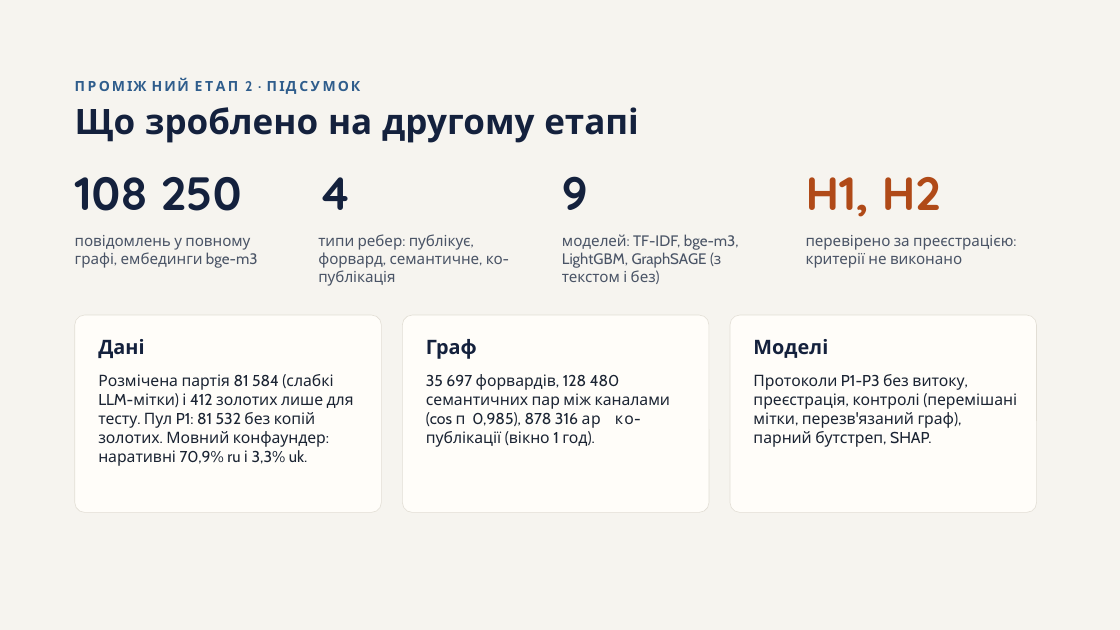
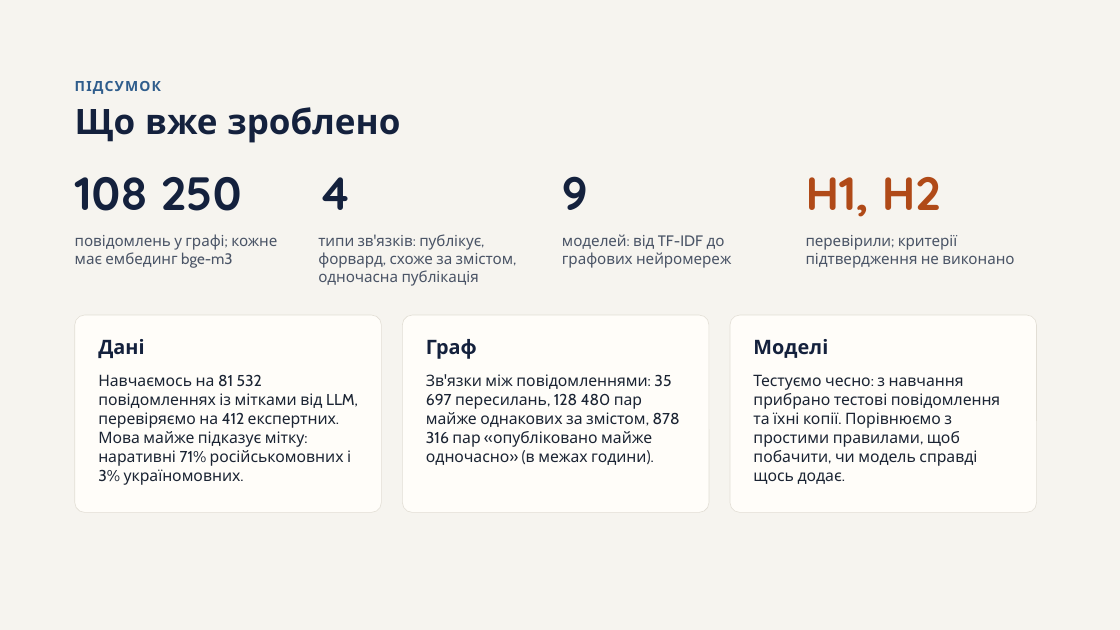
Before and after one commit to Obizonko/Dyplom2026, a slide deck: slide 8 of reports/Prezentatsiia_etap2.pptx. Drawn at 1120x630 pixels with LibreOffice and Linux fonts; fonts in the diff are those of the drawing. Boxes give left, top, right and bottom in pixels: in the first picture for what was removed or moved away, otherwise in the second. Text is boxed around its words. In the diff, an @@ line names an element or a change of style, - is before the commit and + after.

Commit message:
Презентація: пояснення на слайдах, простіші формулювання, текст виступу

```diff
--- a/reports/Prezentatsiia_etap2.pptx
+++ b/reports/Prezentatsiia_etap2.pptx
@@ text at box(75, 81, 161, 94): text changed @@
-ПРОМІЖНИЙ ЕТАП 2 · ПІДСУМОК
+ПІДСУМОК
@@ title at box(75, 107, 400, 143): text changed @@
-Що зроблено на другому етапі
+Що вже зроблено
@@ text at box(75, 234, 277, 268): text changed @@
-повідомлень у повному графі, ембединги bge-m3
+повідомлень у графі; кожне має ембединг bge-m3
@@ text at box(318, 234, 513, 286): text changed @@
-типи ребер: публікує, форвард, семантичне, ко-публікація
+типи зв'язків: публікує, форвард, схоже за змістом, одночасна публікація
@@ text at box(562, 234, 731, 268): text changed @@
-моделей: TF-IDF, bge-m3, LightGBM, GraphSAGE (з текстом і без)
+моделей: від TF-IDF до графових нейромереж
@@ text at box(806, 235, 1014, 268): text changed @@
-перевірено за преєстрацією: критерії не виконано
+перевірили; критерії підтвердження не виконано
@@ text at box(98, 374, 358, 485): text changed @@
-Розмічена партія 81 584 (слабкі LLM-мітки) і 412 золотих лише для тесту. Пул P1: 81 532 без копій золотих. Мовний конфаундер: наративні 70,9% ru і 3,3% uk.
+Навчаємось на 81 532 повідомленнях із мітками від LLM, перевіряємо на 412 експертних. Мова майже підказує мітку: наративні 71% російськомовних і 3% україномовних.
@@ text at box(426, 374, 680, 465): text changed @@
-35 697 форвардів, 128 480 семантичних пар між каналами (cos ≥ 0,985), 878 316 пар ко-публікації (вікно 1 год).
+Зв'язки між повідомленнями: 35 697 пересилань, 128 480 пар майже однакових за змістом, 878 316 пар «опубліковано майже одночасно» (в межах години).
@@ text at box(753, 374, 1000, 484): text changed @@
-Протоколи P1-P3 без витоку, преєстрація, контролі (перемішані мітки, перезв'язаний граф), парний бутстреп, SHAP.
+Тестуємо чесно: з навчання прибрано тестові повідомлення та їхні копії. Порівнюємо з простими правилами, щоб побачити, чи модель справді щось додає.
```
Also in this commit, not shown: 10 other slides changed, 3 other files.
